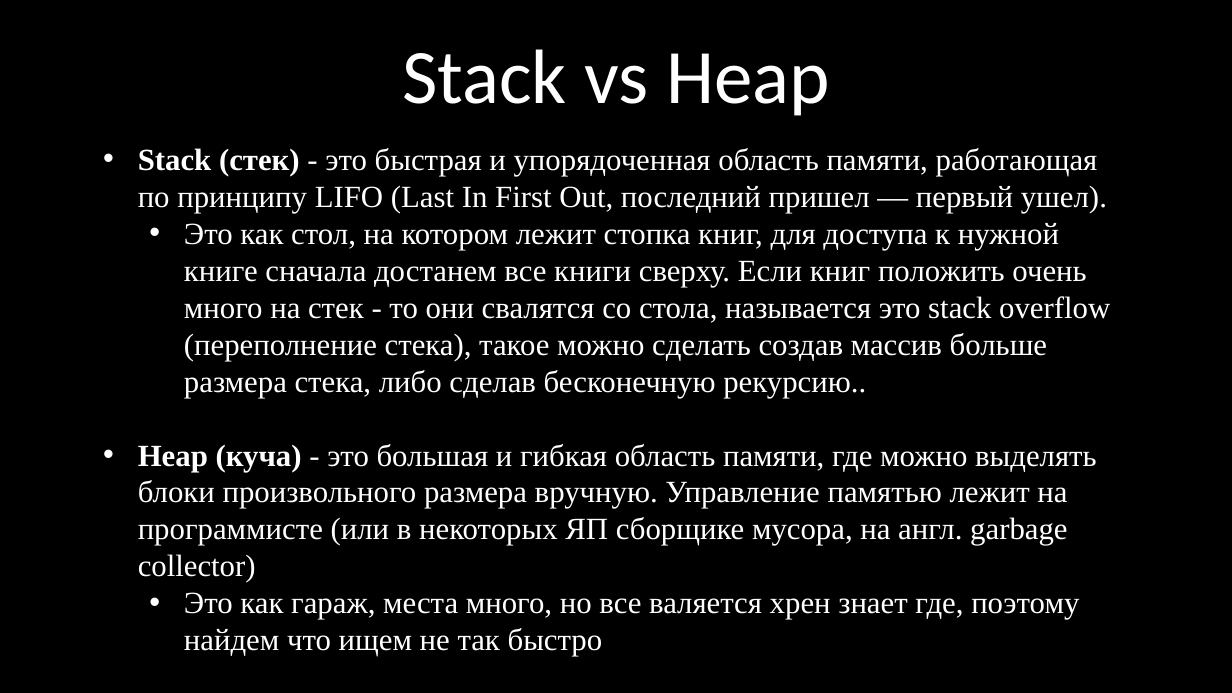
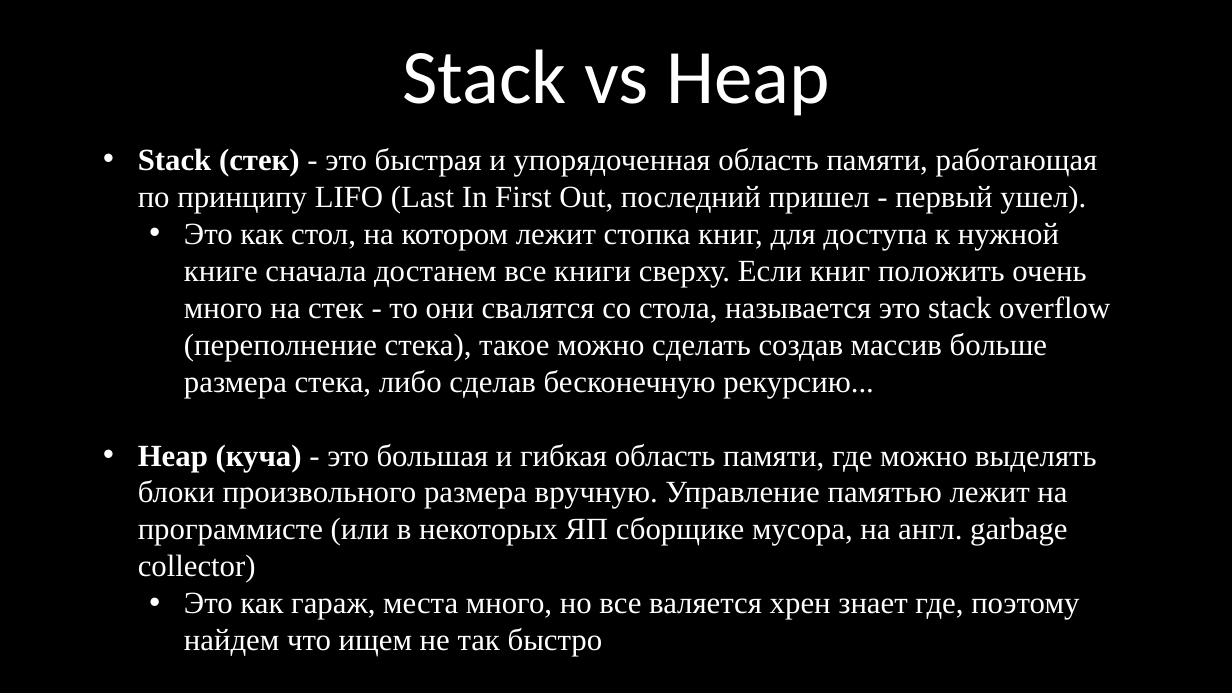
Before and after one commit to kruffka/C-Programming, a slide deck: slide 44 of 6_pointers/6_pointers.pptx (slide 48 before the commit). Drawn at 1232x693 pixels with LibreOffice and Linux fonts; fonts in the diff are those of the drawing. Boxes give left, top, right and bottom in pixels: in the first picture for what was removed or moved away, otherwise in the second. Text is boxed around its words. In the diff, an @@ line names an element or a change of style, - is before the commit and + after.

```diff
--- a/6_pointers/6_pointers.pptx
+++ b/6_pointers/6_pointers.pptx
@@ text at (138, 148, 1110, 398): text changed @@
-• Stack (стек) - это быстрая и упорядоченная область памяти, работающая по принципу LIFO (Last In First Out, последний пришел — первый ушел).
-  • Это как стол, на котором лежит стопка книг, для доступа к нужной книге сначала достанем все книги сверху. Если книг положить очень много на стек - то они свалятся со стола, называется это stack overflow (переполнение стека), такое можно сделать создав массив больше размера стека, либо сделав бесконечную рекурсию..
+• Stack (стек) - это быстрая и упорядоченная область памяти, работающая по принципу LIFO (Last In First Out, последний пришел - первый ушел).
+  • Это как стол, на котором лежит стопка книг, для доступа к нужной книге сначала достанем все книги сверху. Если книг положить очень много на стек - то они свалятся со стола, называется это stack overflow (переполнение стека), такое можно сделать создав массив больше размера стека, либо сделав бесконечную рекурсию...
```
Also in this commit, not shown: 7 other slides changed, 5 slides removed, 18 other files.
